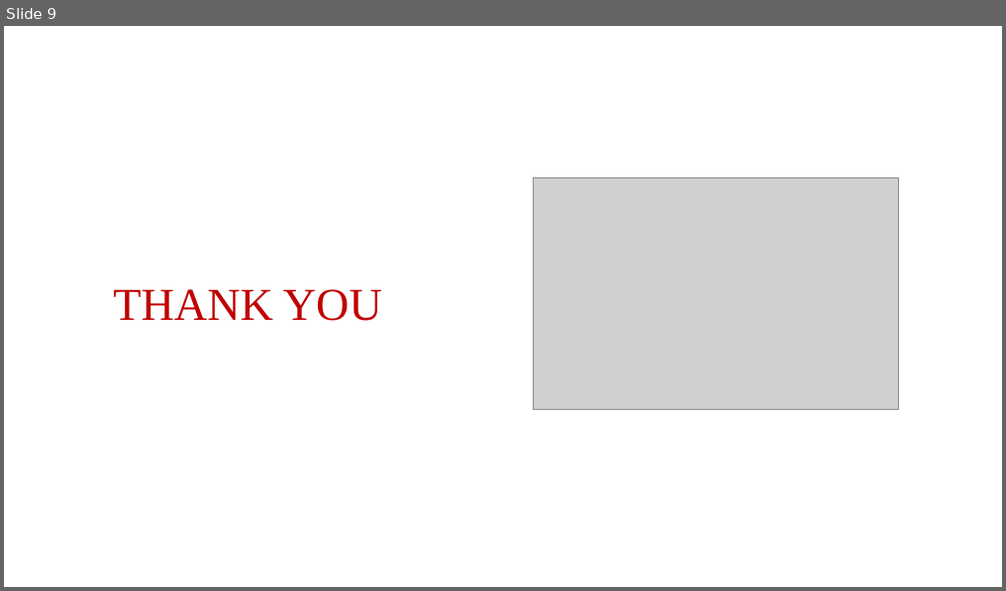
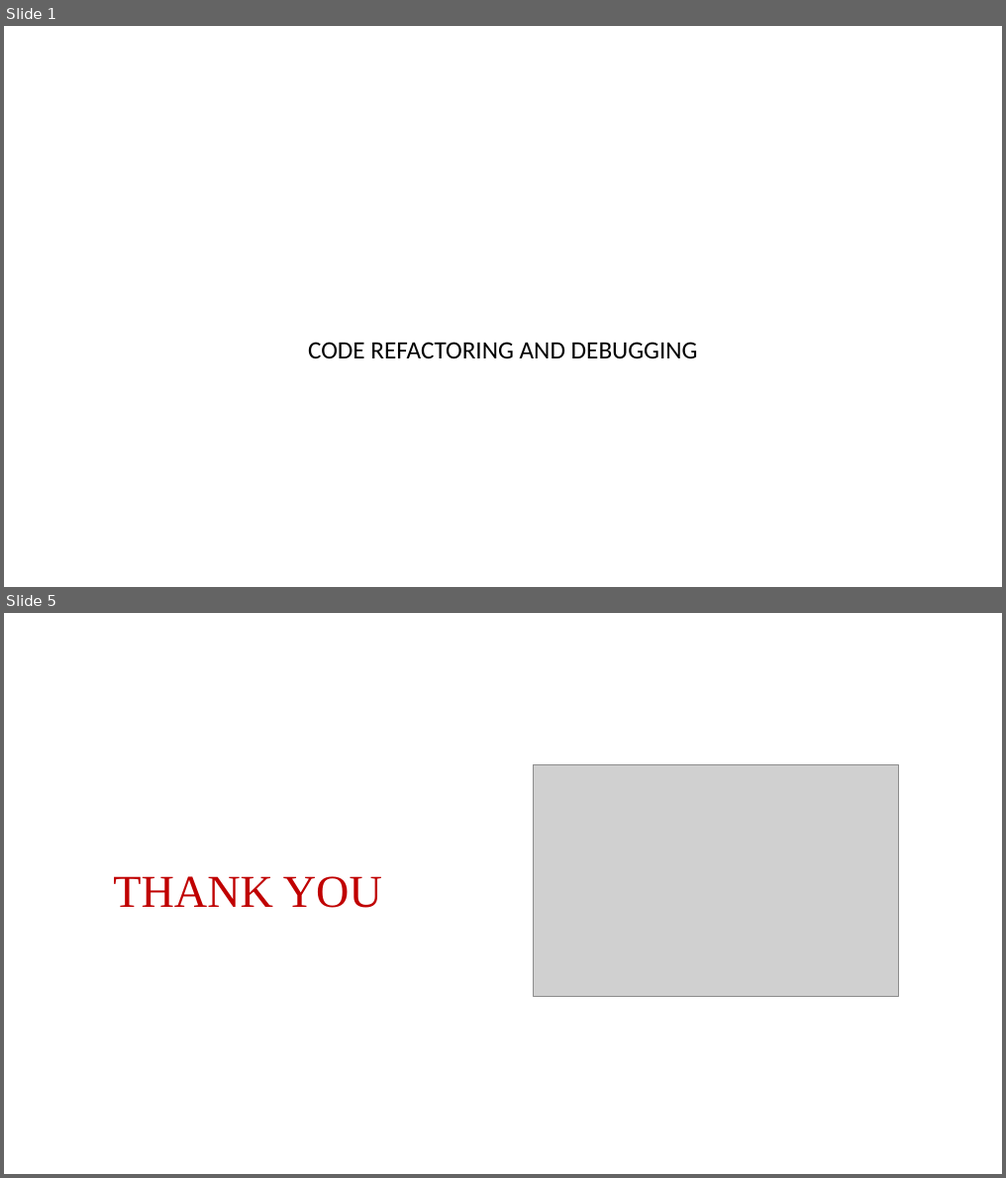
Before and after one commit to aleenaj23/Innomatics, a slide deck: Innomatics_Project_Report_Template with EDA_Project_Student_Template (1).pptx. Shown one above the other, each under a label of ours: slide 9 before the commit, slides 1 and 5 after it; the slides between them are not shown. The pictures are 1006x591 and 1006x1178 pixels, drawn with LibreOffice and Linux fonts; fonts in the diff are those of the drawing; grey boxes stand for pictures; background and template pictures are left out. Boxes give left, top, right and bottom in pixels: in the first picture for what was removed or moved away, otherwise in the second. Text is boxed around its words. In the diff, an @@ line names an element or a change of style, - is before the commit and + after.

```diff
--- a/Innomatics_Project_Report_Template with EDA_Project_Student_Template (1).pptx
+++ b/Innomatics_Project_Report_Template with EDA_Project_Student_Template (1).pptx
@@ slide 1 added at (4,26,1002,587), background picture (left out) @@
@@ text added at (308,342,698,359), 24 pt, text #000000 @@
+CODE REFACTORING AND DEBUGGING
@@ what was slide 9 is now slide 5 @@
```
Also in this commit, not shown: 1 slide changed, 2 other slides added, 7 slides removed, 2 other files.
